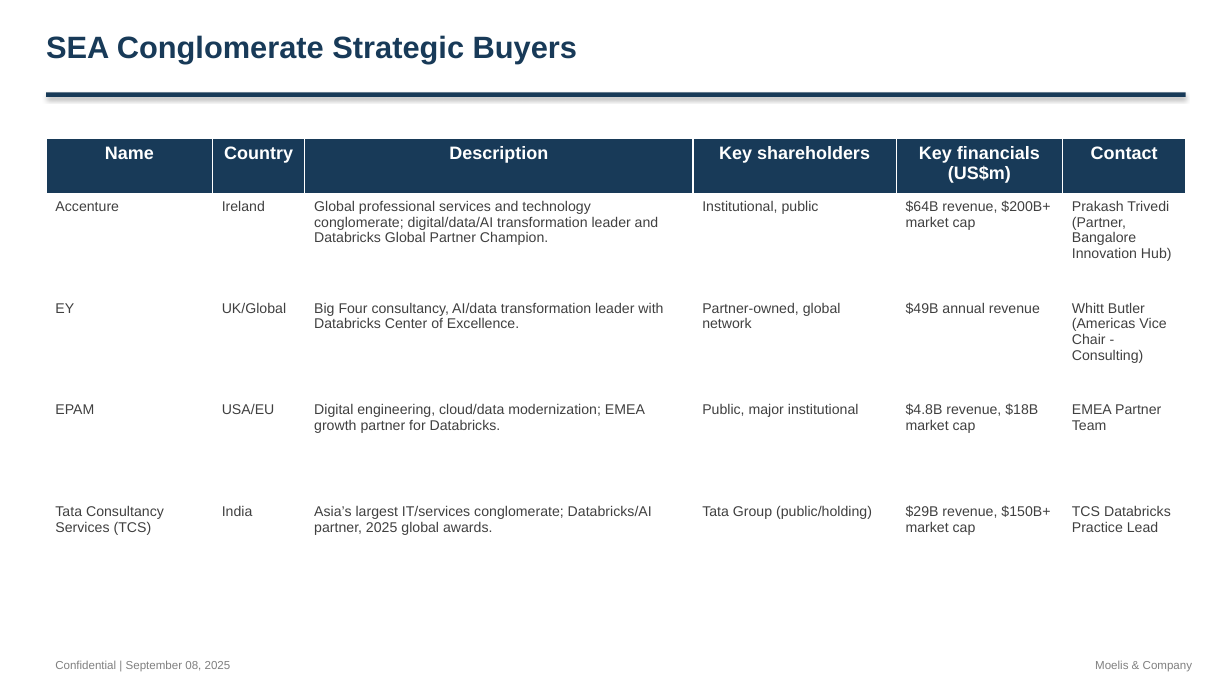
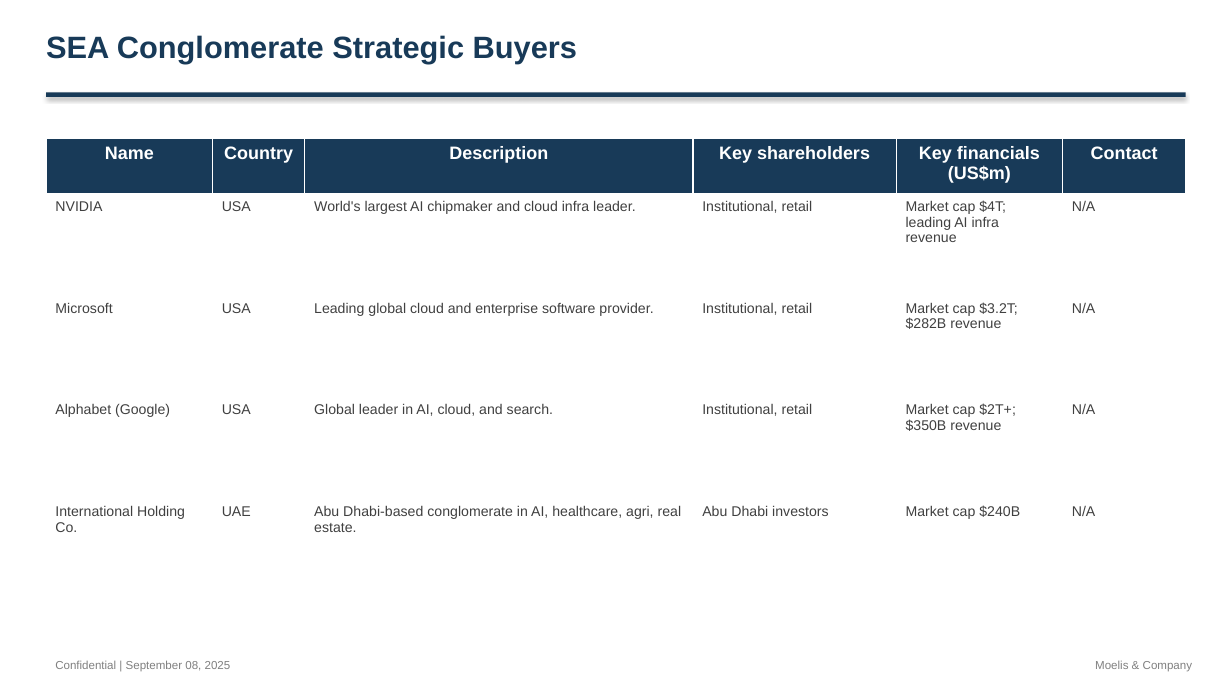
Before and after one commit to alinvb/slide_generator, a slide deck: slide 11 of ai_generated_deck.pptx (slide 14 before the commit). Drawn at 1232x693 pixels with LibreOffice and Linux fonts; fonts in the diff are those of the drawing. Boxes give left, top, right and bottom in pixels: in the first picture for what was removed or moved away, otherwise in the second. Text is boxed around its words. In the diff, an @@ line names an element or a change of style, - is before the commit and + after.

```diff
--- a/ai_generated_deck.pptx
+++ b/ai_generated_deck.pptx
@@ table at bbox=[46, 139, 1186, 601] @@
-row 2: Accenture | Ireland | Global professional services and technology conglomerate; digital/data/AI transformation leader and Databricks Global Partner Champion. | Institutional, public | $64B revenue, $200B+ market cap | Prakash Trivedi (Partner, Bangalore Innovation Hub)
+row 2: NVIDIA | USA | World's largest AI chipmaker and cloud infra leader. | Institutional, retail | Market cap $4T; leading AI infra revenue | N/A
-row 3: EY | UK/Global | Big Four consultancy, AI/data transformation leader with Databricks Center of Excellence. | Partner-owned, global network | $49B annual revenue | Whitt Butler (Americas Vice Chair - Consulting)
+row 3: Microsoft | USA | Leading global cloud and enterprise software provider. | Institutional, retail | Market cap $3.2T; $282B revenue | N/A
-row 4: EPAM | USA/EU | Digital engineering, cloud/data modernization; EMEA growth partner for Databricks. | Public, major institutional | $4.8B revenue, $18B market cap | EMEA Partner Team
+row 4: Alphabet (Google) | USA | Global leader in AI, cloud, and search. | Institutional, retail | Market cap $2T+; $350B revenue | N/A
-row 5: Tata Consultancy Services (TCS) | India | Asia’s largest IT/services conglomerate; Databricks/AI partner, 2025 global awards. | Tata Group (public/holding) | $29B revenue, $150B+ market cap | TCS Databricks Practice Lead
+row 5: International Holding Co. | UAE | Abu Dhabi-based conglomerate in AI, healthcare, agri, real estate. | Abu Dhabi investors | Market cap $240B | N/A
```
Also in this commit, not shown: 8 other slides changed, 6 slides added, 7 slides removed, 33 other files.
